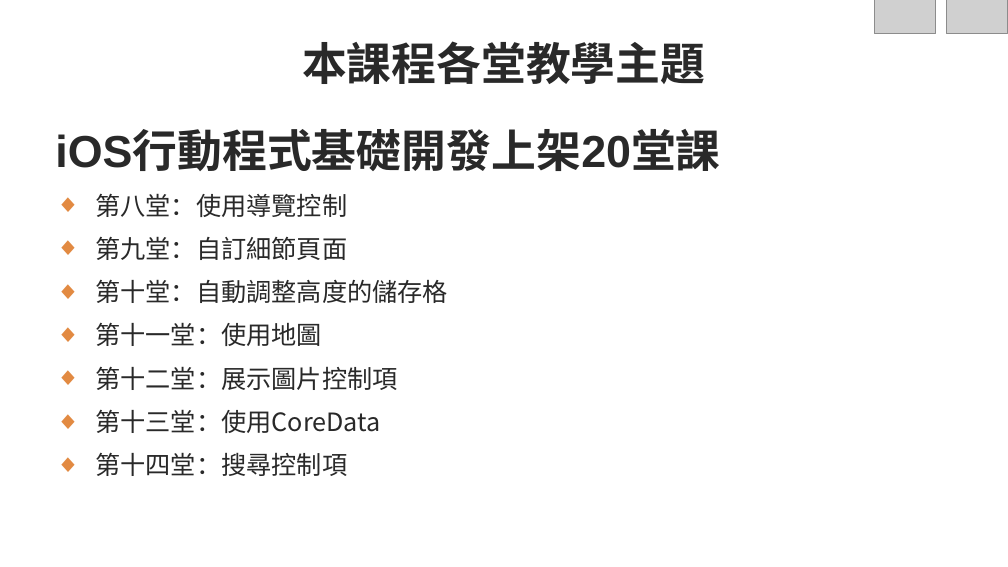
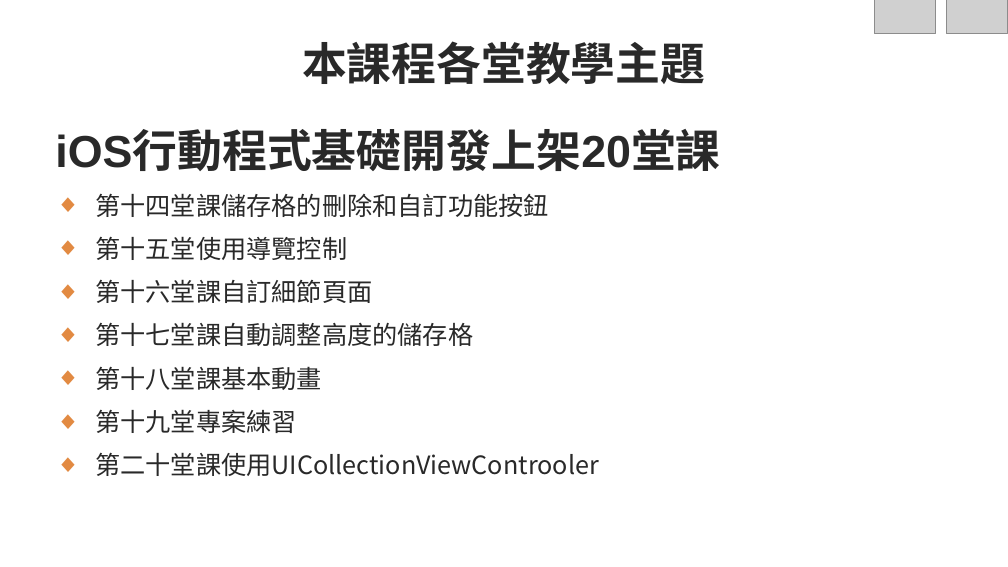
Before and after one commit to roberthsu2003/Iphone1, a slide deck: slide 7 of iOS行動程式基礎開發上架課程大綱.pptx. Drawn at 1008x567 pixels with LibreOffice and Linux fonts; fonts in the diff are those of the drawing; grey boxes stand for pictures; background and template pictures are left out. Boxes give left, top, right and bottom in pixels: in the first picture for what was removed or moved away, otherwise in the second. Text is boxed around its words. In the diff, an @@ line names an element or a change of style, - is before the commit and + after.

```diff
--- a/iOS行動程式基礎開發上架課程大綱.pptx
+++ b/iOS行動程式基礎開發上架課程大綱.pptx
@@ text at (95,193,599,476): text changed @@
-◆ 第八堂：使用導覽控制
-◆ 第九堂：自訂細節頁面
-◆ 第十堂：自動調整高度的儲存格
-◆ 第十一堂：使用地圖
-◆ 第十二堂：展示圖片控制項
-◆ 第十三堂：使用CoreData
-◆ 第十四堂：搜尋控制項
+◆ 第十四堂課儲存格的刪除和自訂功能按鈕
+◆ 第十五堂使用導覽控制
+◆ 第十六堂課自訂細節頁面
+◆ 第十七堂課自動調整高度的儲存格
+◆ 第十八堂課基本動畫
+◆ 第十九堂專案練習
+◆ 第二十堂課使用UICollectionViewControoler
```
Also in this commit, not shown: 2 other slides changed, 47 other files.
